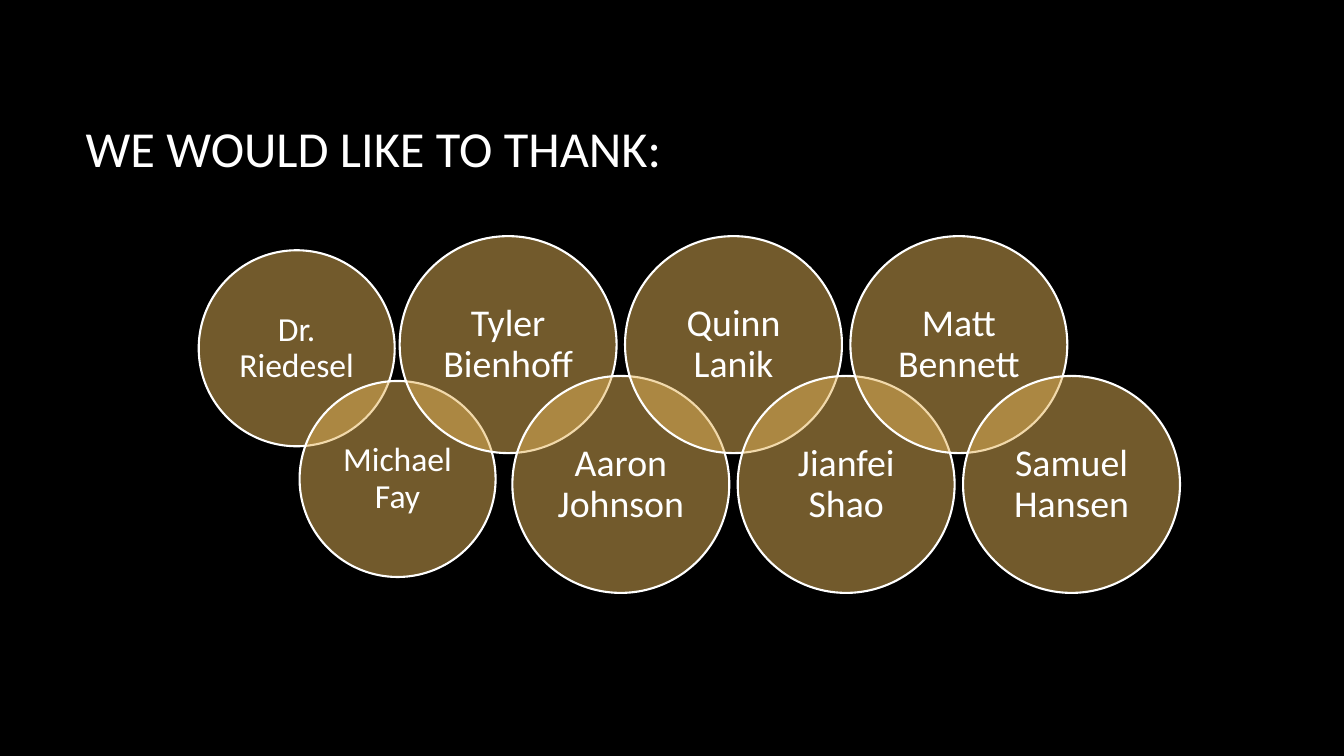
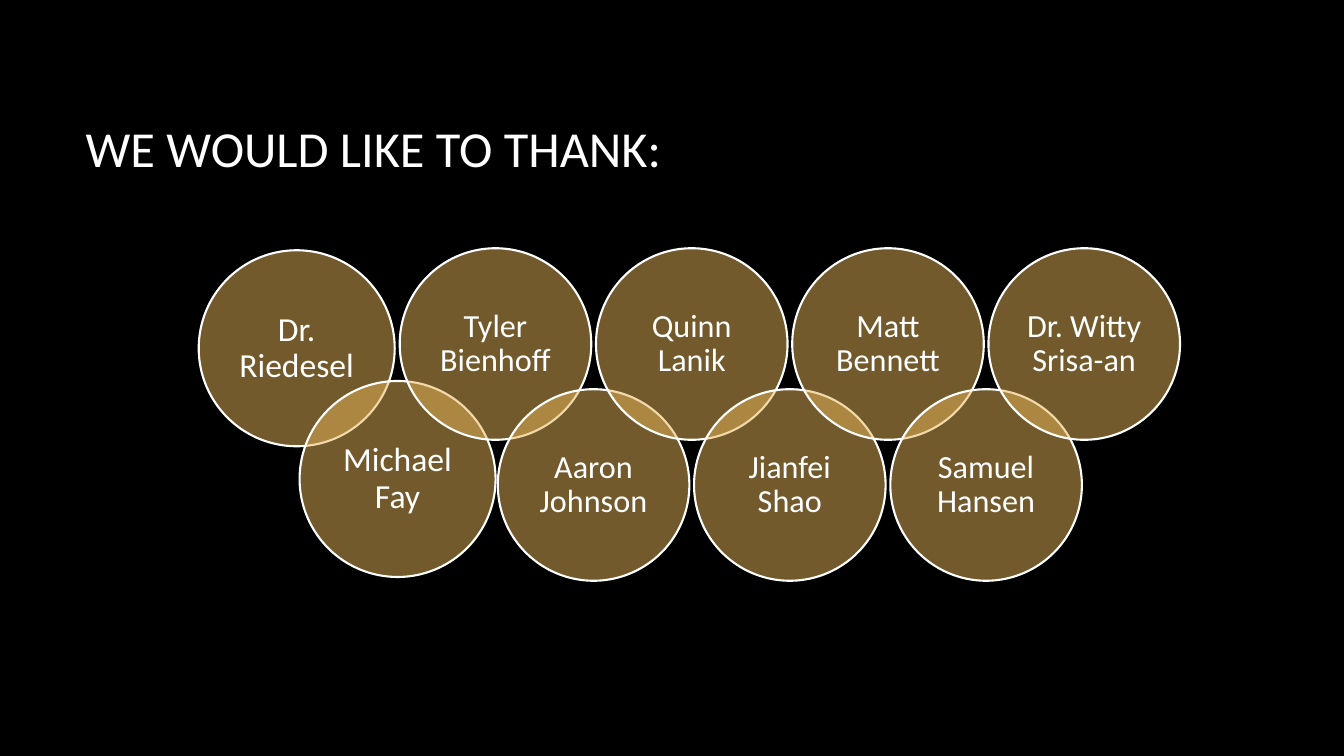
Before and after one commit to sheawinkler/230Project, a slide deck: slide 27 of Part6/The Adventurous Project of building a processor.pptx. Drawn at 1344x756 pixels with LibreOffice and Linux fonts; fonts in the diff are those of the drawing; background and template pictures are left out. Boxes give left, top, right and bottom in pixels: in the first picture for what was removed or moved away, otherwise in the second. Text is boxed around its words. In the diff, an @@ line names an element or a change of style, - is before the commit and + after.

```diff
--- a/Part6/The Adventurous Project of building a processor.pptx
+++ b/Part6/The Adventurous Project of building a processor.pptx
@@ ellipse: place and size @@
-ellipse at box(400, 236, 617, 453)
+ellipse at box(400, 248, 592, 440)
@@ ellipse: place and size @@
-ellipse at box(625, 236, 842, 453)
+ellipse at box(596, 248, 787, 440)
@@ ellipse: place and size @@
-ellipse at box(851, 236, 1068, 453)
+ellipse at box(792, 248, 984, 440)
@@ ellipse added at box(989, 248, 1181, 440), fill #E5B458 at 50% opacity, outline #FFFFFF 1.5 pt @@
@@ text "Quinn Lanik": place and size @@
-text "Quinn Lanik" at box(687, 310, 781, 378)
+text "Quinn Lanik" at box(652, 315, 732, 371)
@@ text "Matt Bennett": place and size @@
-text "Matt Bennett" at box(898, 311, 1020, 378)
+text "Matt Bennett" at box(836, 316, 940, 372)
@@ text added at box(1027, 315, 1141, 372), 23 pt, text #FFFFFF @@
+Dr. Witty Srisa-an
@@ ellipse: place and size @@
-ellipse at box(512, 376, 729, 593)
+ellipse at box(498, 389, 690, 581)
@@ ellipse: place and size @@
-ellipse at box(738, 376, 955, 593)
+ellipse at box(695, 389, 886, 581)
@@ ellipse: place and size @@
-ellipse at box(963, 376, 1180, 593)
+ellipse at box(890, 389, 1082, 581)
@@ text "Aaron Johnson": place and size @@
-text "Aaron Johnson" at box(558, 451, 684, 518)
+text "Aaron Johnson" at box(540, 457, 647, 513)
@@ text "Jianfei Shao": place and size @@
-text "Jianfei Shao" at box(798, 450, 895, 518)
+text "Jianfei Shao" at box(749, 456, 831, 513)
@@ size 27 to 23 pt; less space between paragraphs in 6 elements at box(440, 314, 550, 372), box(540, 457, 647, 513), box(652, 315, 732, 371), box(749, 456, 831, 513), box(836, 316, 940, 372), box(937, 455, 1035, 513) @@
@@ text "Samuel Hansen": place and size @@
-text "Samuel Hansen" at box(1014, 449, 1129, 518)
+text "Samuel Hansen" at box(937, 455, 1035, 513)
```
Also in this commit, not shown: 8 other slides changed.
